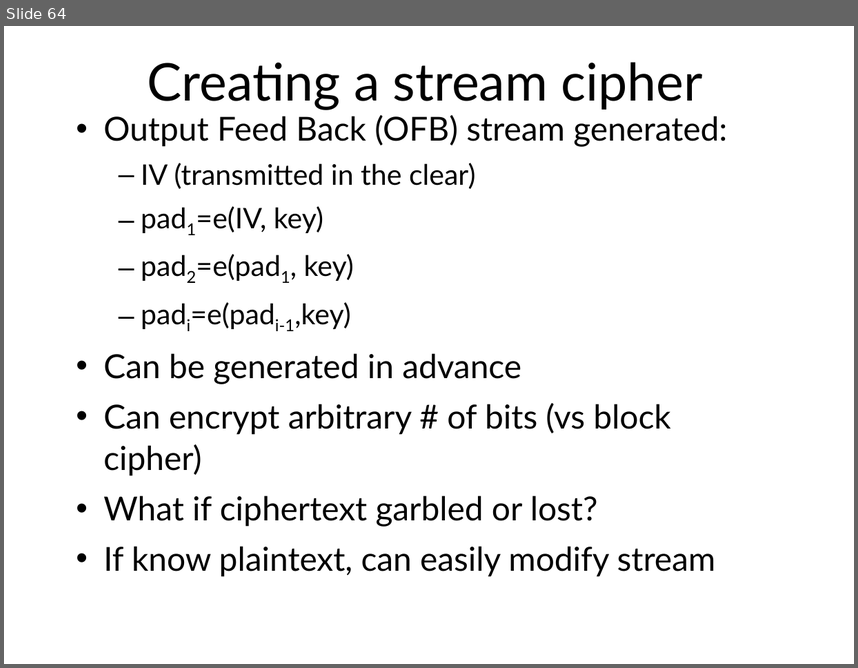
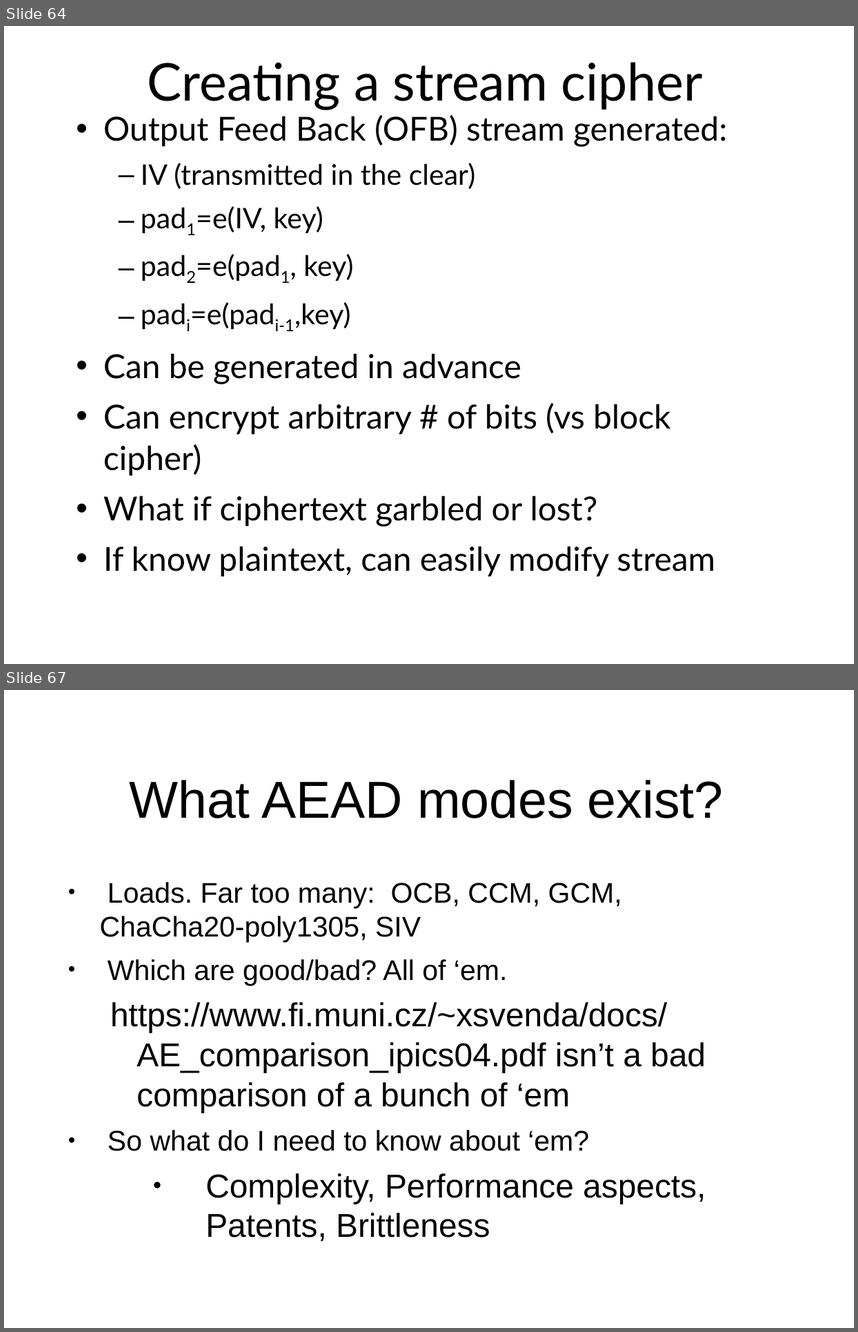
Before and after one commit to sftcd/cs7053, a slide deck: 2016lectures/03-crypto.ppt. Shown one above the other, each under a label of ours: slide 64 before the commit, slides 64 and 67 after it; the slides between them are not shown. The pictures are 858x668 and 858x1332 pixels, drawn with LibreOffice and Linux fonts; fonts in the diff are those of the drawing. Boxes give left, top, right and bottom in pixels: in the first picture for what was removed or moved away, otherwise in the second. Text is boxed around its words. In the diff, an @@ line names an element or a change of style, - is before the commit and + after.

Commit message:
added AEAD stuff

```diff
--- a/2016lectures/03-crypto.ppt
+++ b/2016lectures/03-crypto.ppt
@@ slide 67 added at [4,690,854,1328], background #FFFFFF @@
@@ title added at [129,780,724,818], 44 pt, text #000000 @@
+What AEAD modes exist?
@@ text added at [100,882,706,1241], 28 pt, text #000000 @@
+● Loads. Far too many: OCB, CCM, GCM,
+  ChaCha20-poly1305, SIV
+● Which are good/bad? All of ‘em.
+  https://www.fi.muni.cz/~xsvenda/docs/AE_comparison_ipics04.pdf isn’t a bad comparison of a bunch of ‘em
+● So what do I need to know about ‘em?
+  ● Complexity, Performance aspects, Patents, Brittleness
```
Also in this commit, not shown: 58 slides changed, 9 other slides added, 4 other files.
